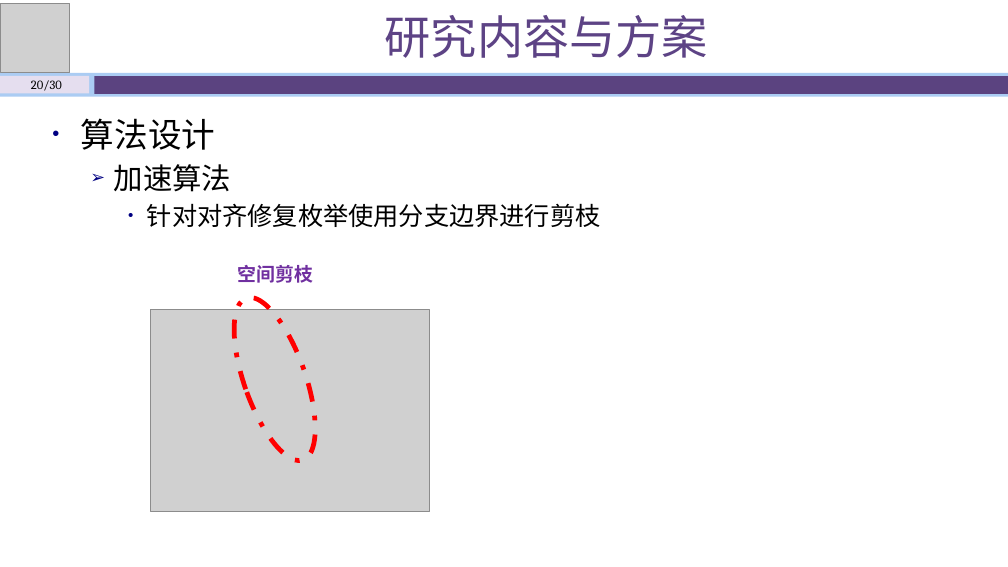
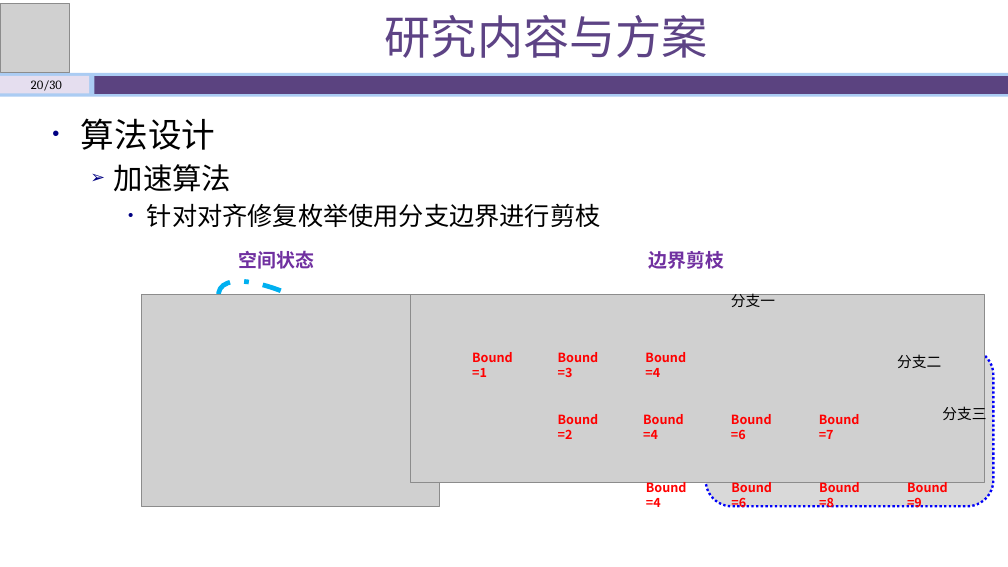
Before and after one commit to shawn47/0930, a slide deck: slide 20 of 开题答辩930.pptx. Drawn at 1008x567 pixels with LibreOffice and Linux fonts; fonts in the diff are those of the drawing; grey boxes stand for pictures. Boxes give left, top, right and bottom in pixels: in the first picture for what was removed or moved away, otherwise in the second. Text is boxed around its words. In the diff, an @@ line names an element or a change of style, - is before the commit and + after.

```diff
--- a/开题答辩930.pptx
+++ b/开题答辩930.pptx
@@ ellipse at (203,260,408,420): outline #FF0000 4.5 pt dashed to #00B0F0 4.5 pt dashed; rotation 340 to 301 degrees @@
@@ text at (238,250,314,269): text changed @@
-空间剪枝
+空间状态
@@ text added at (648,251,724,269), 18 pt, text #7030A0, bold @@
+边界剪枝
@@ picture: place and size @@
-picture at (151,310,430,512)
+picture at (141,294,439,507)
@@ picture added at (411,294,985,482) @@
@@ text added at (731,291,775,307), 14 pt, text #000000 @@
+分支一
@@ text added at (472,352,513,377), 12 pt, text #FF0000, bold @@
+Bound=1
@@ text added at (558,352,599,377), 12 pt, text #FF0000, bold @@
+Bound=3
@@ text added at (645,352,686,377), 12 pt, text #FF0000, bold @@
+Bound=4
@@ rounded rectangle added at (706,349,994,506), fill #D9D9D9, outline #0000F9 2.25 pt dashed @@
@@ text added at (897,354,941,368), 14 pt, text #000000 @@
+分支二
@@ text added at (558,414,599,439), 12 pt, text #FF0000, bold @@
+Bound=2
@@ text added at (643,414,684,439), 12 pt, text #FF0000, bold @@
+Bound=4
@@ text added at (731,414,772,439), 12 pt, text #FF0000, bold @@
+Bound=6
@@ text added at (819,414,860,439), 12 pt, text #FF0000, bold @@
+Bound=7
@@ text added at (942,405,986,424), 14 pt, text #000000 @@
+分支三
@@ text added at (646,479,687,507), 12 pt, text #FF0000, bold @@
+Bound=4
@@ text added at (731,482,772,508), 12 pt, text #FF0000, bold @@
+Bound=6
@@ text added at (819,482,860,508), 12 pt, text #FF0000, bold @@
+Bound=8
@@ text added at (907,482,948,508), 12 pt, text #FF0000, bold @@
+Bound=9
```
Also in this commit, not shown: 12 other slides changed, 2 other files.
